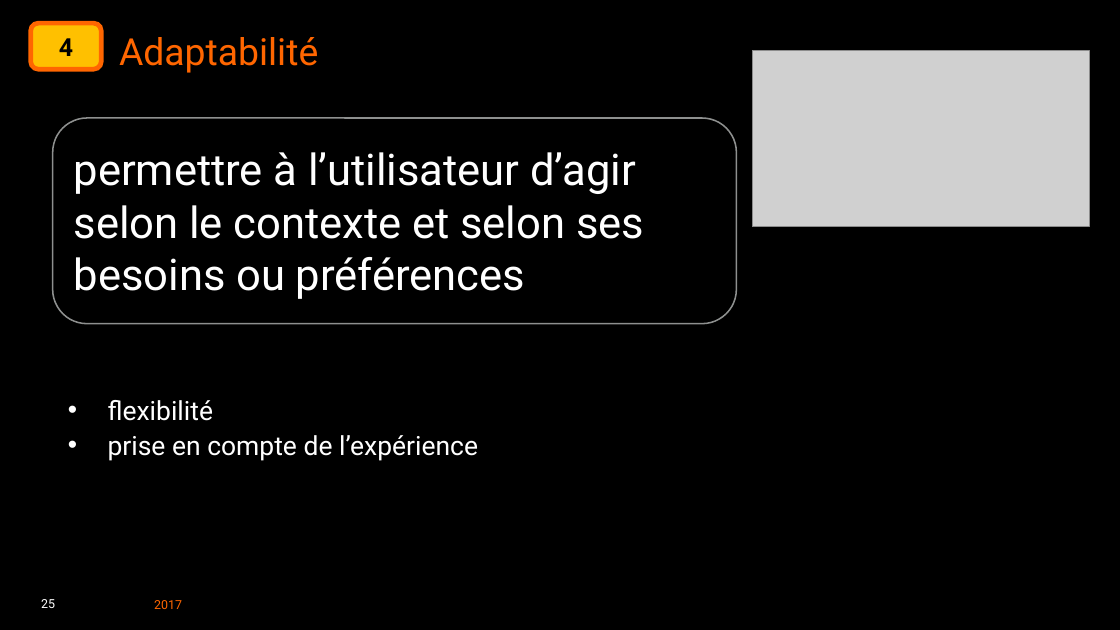
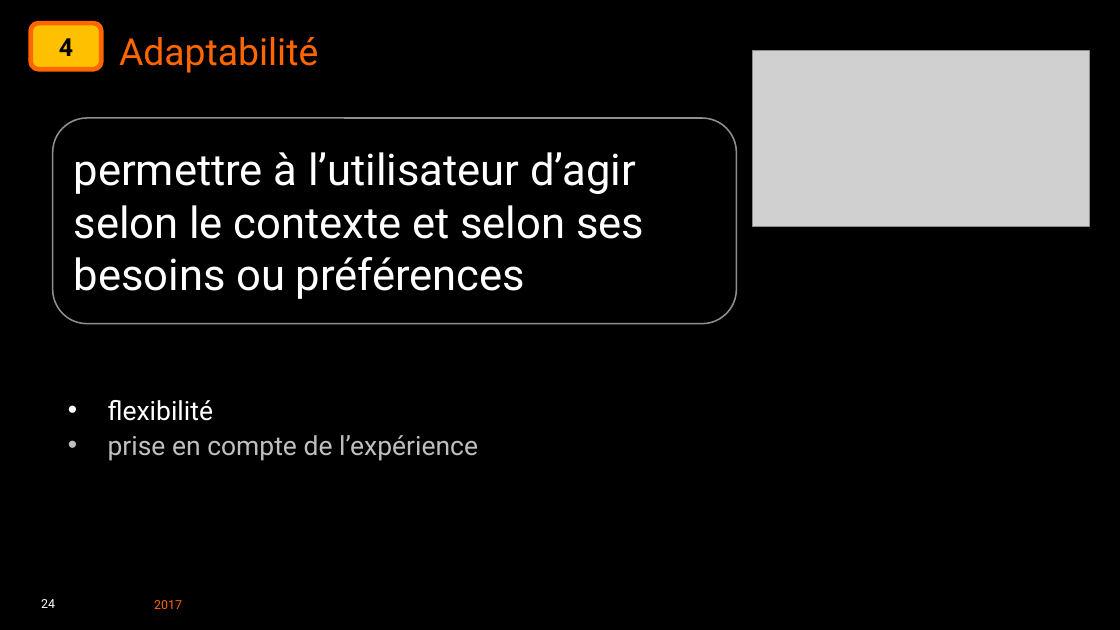
Before and after one commit to Aniort/PW2017, a slide deck: slide 24 of pw2017-Ergo a11y VT.ppt (slide 25 before the commit). Drawn at 1120x630 pixels with LibreOffice and Linux fonts; fonts in the diff are those of the drawing; grey boxes stand for pictures; background and template pictures are left out. Boxes give left, top, right and bottom in pixels: in the first picture for what was removed or moved away, otherwise in the second. Text is boxed around its words. In the diff, an @@ line names an element or a change of style, - is before the commit and + after.

```diff
--- a/pw2017-Ergo a11y VT.ppt
+++ b/pw2017-Ergo a11y VT.ppt
@@ text at [108,435,478,461]: text colour #FFFFFF to #BFBFBF in "prise en compte de l’expérience"; bullet colour #FFFFFF to #BFBFBF @@
@@ page number at [41,599,55,608]: text changed @@
-25
+24
```
Also in this commit, not shown: 22 other slides changed, 1 slide added, 3 slides removed, 7 other files.
